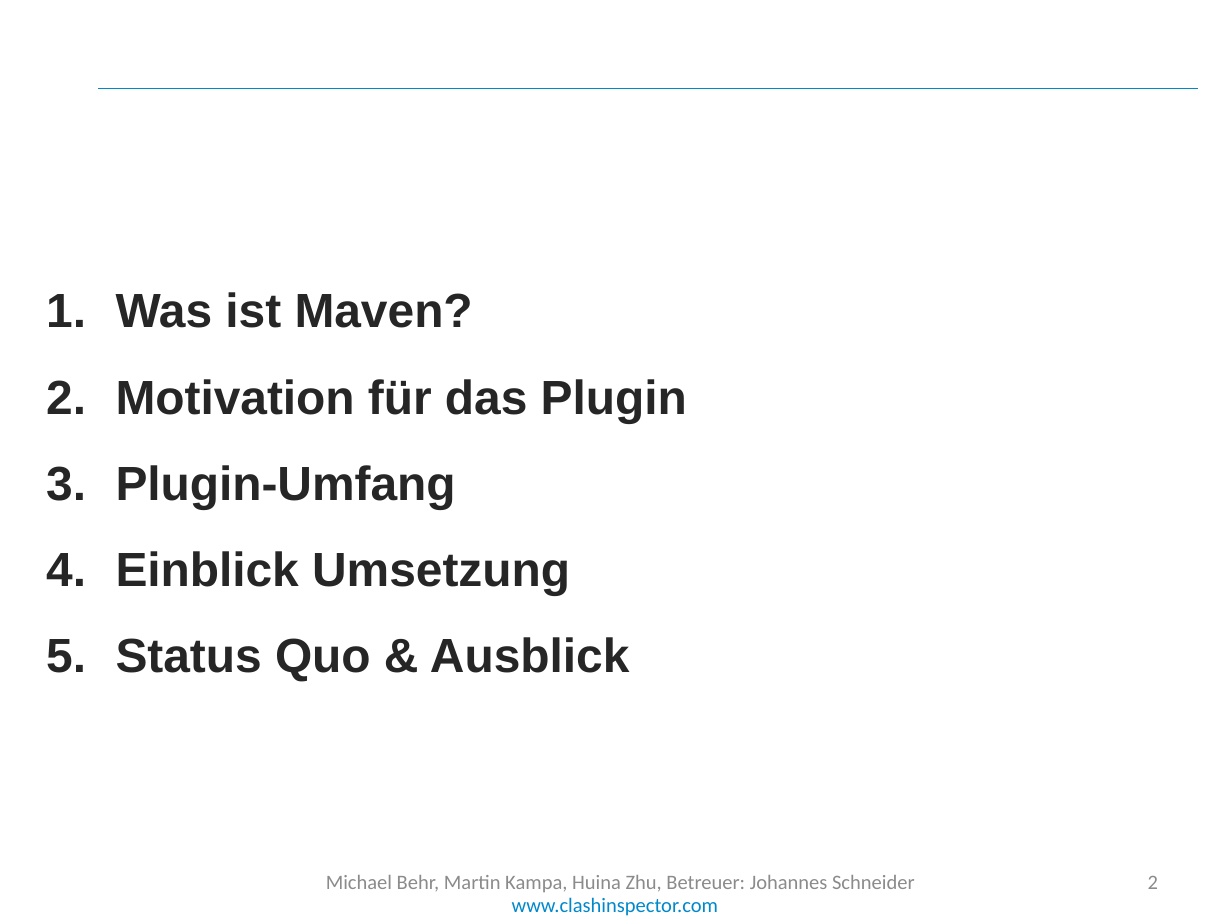
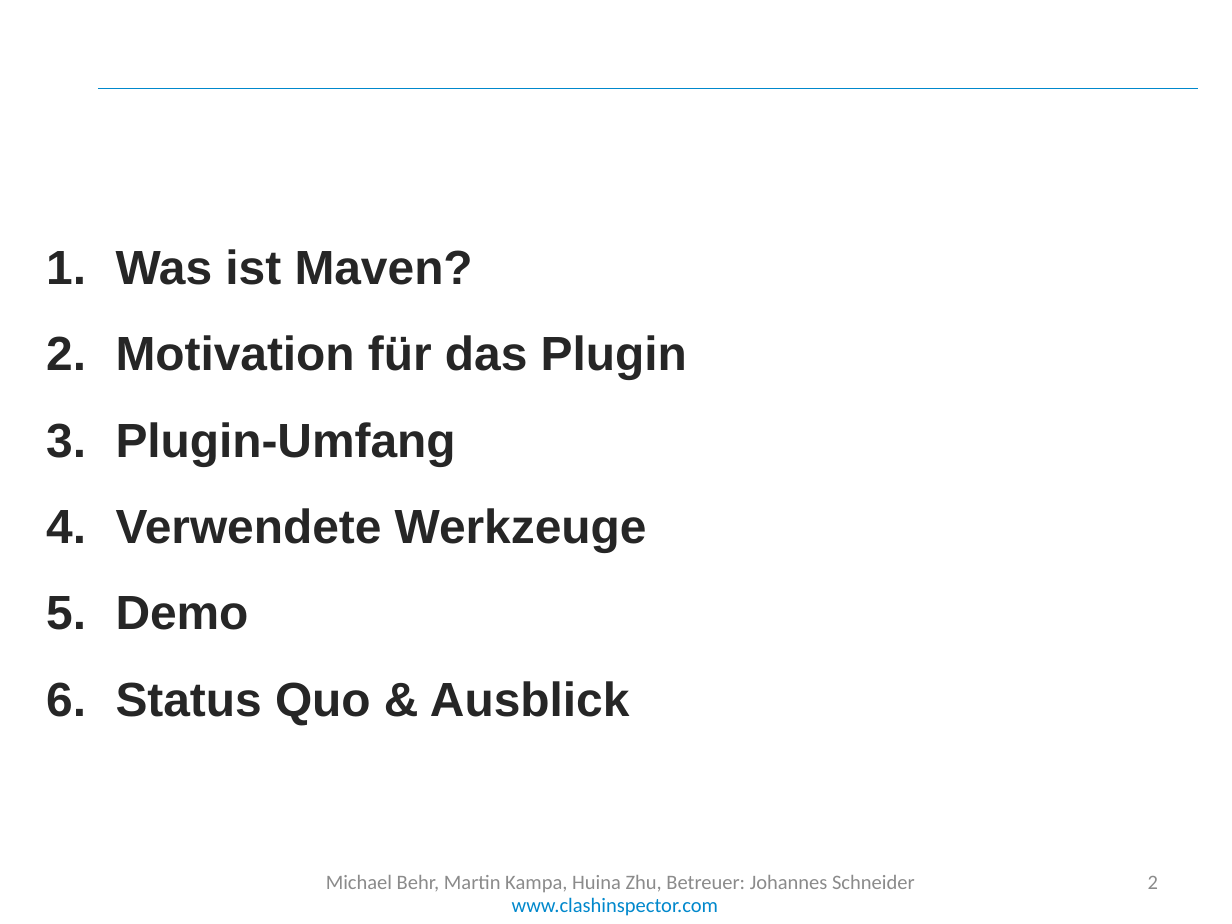
Before and after one commit to cedarsoft/clashinspector.com, a slide deck: slide 2 of presentation/Jahresprojekt Zwischenpräsentation.pptx. Drawn at 1232x924 pixels with LibreOffice and Linux fonts; fonts in the diff are those of the drawing; background and template pictures are left out. Boxes give left, top, right and bottom in pixels: in the first picture for what was removed or moved away, otherwise in the second. Text is boxed around its words. In the diff, an @@ line names an element or a change of style, - is before the commit and + after.

```diff
--- a/presentation/Jahresprojekt Zwischenpräsentation.pptx
+++ b/presentation/Jahresprojekt Zwischenpräsentation.pptx
@@ text at (116, 508, 647, 630): text changed @@
-4. Einblick Umsetzung
+4. Verwendete Werkzeuge
+5. Demo
```
Also in this commit, not shown: 10 other slides changed, 2 slides added, 20 other files.
